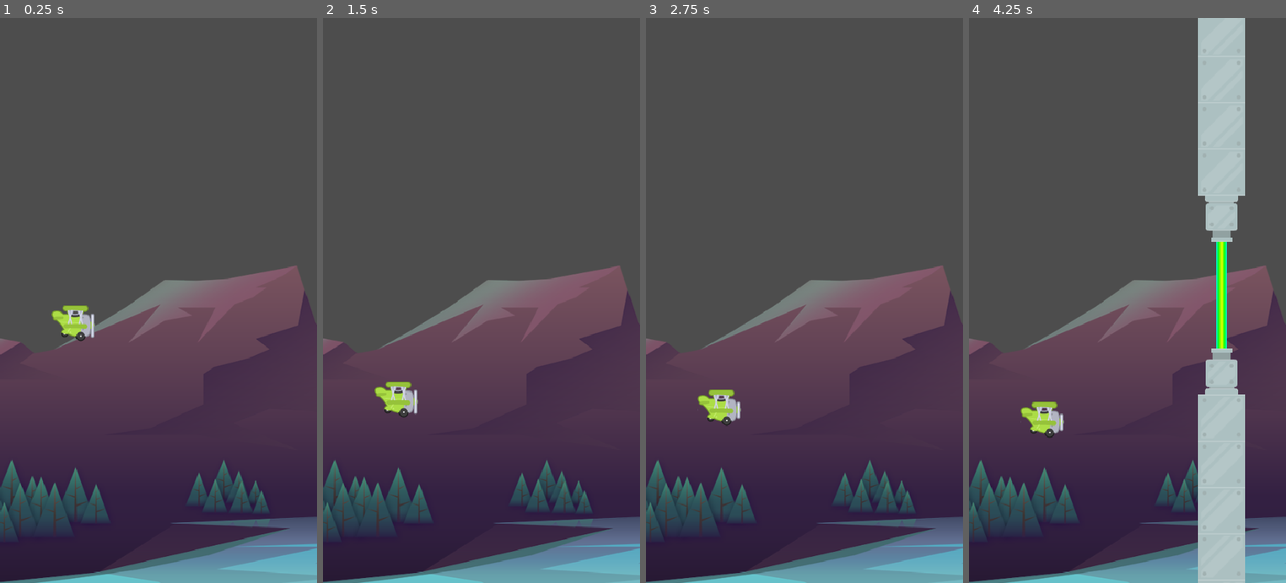
Above: before the commit, frames 1-4 (left to right).
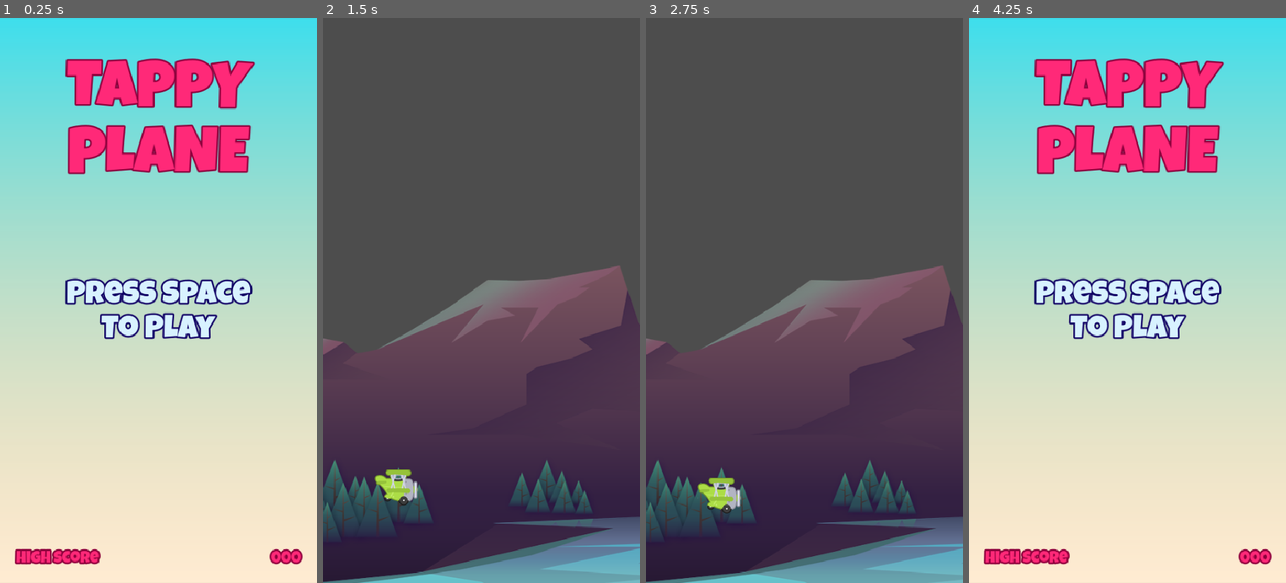
Above: after the commit, the same moments.

Repository: LHO-Developments/Godot-Projects
Game: Godot game, scene res://Scenes/Main/Main.tscn
The game is run twice, just before and just after one commit, with the same random seed, the same clock (stepped at 60 frames per second) and the same inputs. Before the commit the project starts from res://Scenes/Game/game.tscn.
Inputs:
- Up to frame 1 (0.25 s): no input
- Up to frame 2 (1.5 s): hold Space (power) 0.53-1.28 s; tap Space (power) at 1.35 s
- Up to frame 3 (2.75 s): hold Space (power) from 2.03 s (still down)
- Up to frame 4 (4.25 s): release Space (power) at 2.78 s; tap Space (power) at 2.85 s; hold Space (power) from 3.53 s (still down); tap Escape (ui_cancel) at 4.15 s

The runs differ from the first frame. In frame 1, 100% of the frame differs, in the area x 0-100%, y 0-100%; in frame 2, 1.1%; in frame 3, 1.1%; in frame 4, 100%.

Commit message:
add global + restart scene

Diff:
--- /dev/null
+++ b/Tappy/tappy/Globals/GameManager.gd
@@ -0,0 +1,10 @@
+extends Node
+
+const MAIN = preload("res://Scenes/Main/Main.tscn");
+const GAME = preload("res://Scenes/Game/game.tscn");
+
+func load_main_scene() -> void:
+	get_tree().change_scene_to_packed(MAIN);
+
+func load_game_scene() -> void:
+	get_tree().change_scene_to_packed(GAME);
--- a/Tappy/tappy/Scenes/Game/game.gd
+++ b/Tappy/tappy/Scenes/Game/game.gd
@@ -10,6 +10,9 @@
 func _ready() -> void:
 	pass # Replace with function body.
 
+func _unhandled_input(event: InputEvent) -> void:
+	if event.is_action_pressed("ui_cancel"):
+		GameManager.load_main_scene();
 
 func _on_spawn_timer_timeout() -> void:
 	spawn_pipes();
--- a/Tappy/tappy/Scenes/Main/Main.tscn
+++ b/Tappy/tappy/Scenes/Main/Main.tscn
@@ -1,6 +1,7 @@
-[gd_scene load_steps=10 format=3 uid="uid://dy5yknrpvitpk"]
+[gd_scene load_steps=11 format=3 uid="uid://dy5yknrpvitpk"]
 
 [ext_resource type="Texture2D" uid="uid://ctcbrp5cj0ow7" path="res://Assets/background/sky.png" id="1_cmk6n"]
+[ext_resource type="Script" uid="uid://dwmggcq2x3rpl" path="res://Scenes/Main/main.gd" id="1_w20t6"]
 [ext_resource type="LabelSettings" uid="uid://iwcbqu6hql24" path="res://Resources/RedLabel96.tres" id="2_i3fi7"]
 [ext_resource type="LabelSettings" uid="uid://c45ia30p1oqrj" path="res://Resources/RedLabel24.tres" id="3_o8wgc"]
 [ext_resource type="FontFile" uid="uid://bsahcks0xqck3" path="res://Assets/fonts/LuckiestGuy-Regular.ttf" id="4_i3fi7"]
@@ -12,6 +13,21 @@
 font_color = Color(0.847059, 0.94902, 1, 1)
 outline_size = 10
 outline_color = Color(0.0588235, 0, 0.392157, 1)
+
+[sub_resource type="Animation" id="Animation_w20t6"]
+length = 0.001
+tracks/0/type = "value"
+tracks/0/imported = false
+tracks/0/enabled = true
+tracks/0/path = NodePath("MC/PressSpaceLabel:modulate")
+tracks/0/interp = 1
+tracks/0/loop_wrap = true
+tracks/0/keys = {
+"times": PackedFloat32Array(0),
+"transitions": PackedFloat32Array(1),
+"update": 0,
+"values": [Color(1, 1, 1, 1)]
+}
 
 [sub_resource type="Animation" id="Animation_o8wgc"]
 resource_name = "flash"
@@ -30,21 +46,6 @@
 "values": [Color(1, 1, 1, 1), Color(1, 1, 1, 1), Color(1, 1, 1, 0), Color(1, 1, 1, 1), Color(1, 1, 1, 1)]
 }
 
-[sub_resource type="Animation" id="Animation_w20t6"]
-length = 0.001
-tracks/0/type = "value"
-tracks/0/imported = false
-tracks/0/enabled = true
-tracks/0/path = NodePath("MC/PressSpaceLabel:modulate")
-tracks/0/interp = 1
-tracks/0/loop_wrap = true
-tracks/0/keys = {
-"times": PackedFloat32Array(0),
-"transitions": PackedFloat32Array(1),
-"update": 0,
-"values": [Color(1, 1, 1, 1)]
-}
-
 [sub_resource type="AnimationLibrary" id="AnimationLibrary_aw1lf"]
 _data = {
 &"RESET": SubResource("Animation_w20t6"),
@@ -58,6 +59,7 @@
 anchor_bottom = 1.0
 grow_horizontal = 2
 grow_vertical = 2
+script = ExtResource("1_w20t6")
 
 [node name="TextureRect" type="TextureRect" parent="."]
 layout_mode = 1
--- /dev/null
+++ b/Tappy/tappy/Scenes/Main/main.gd
@@ -0,0 +1,5 @@
+extends Control
+
+func _unhandled_input(event: InputEvent) -> void:
+	if event.is_action_pressed("power"):
+		GameManager.load_game_scene();
--- a/Tappy/tappy/project.godot
+++ b/Tappy/tappy/project.godot
@@ -11,9 +11,13 @@
 [application]
 
 config/name="Tappy"
-run/main_scene="res://Scenes/Game/game.tscn"
+run/main_scene="uid://dy5yknrpvitpk"
 config/features=PackedStringArray("4.4", "Mobile")
 config/icon="res://icon.svg"
+
+[autoload]
+
+GameManager="*res://Globals/GameManager.gd"
 
 [display]
 
Not shown, added: Tappy/tappy/Globals/GameManager.gd.uid
Not shown, added: Tappy/tappy/Scenes/Main/main.gd.uid
